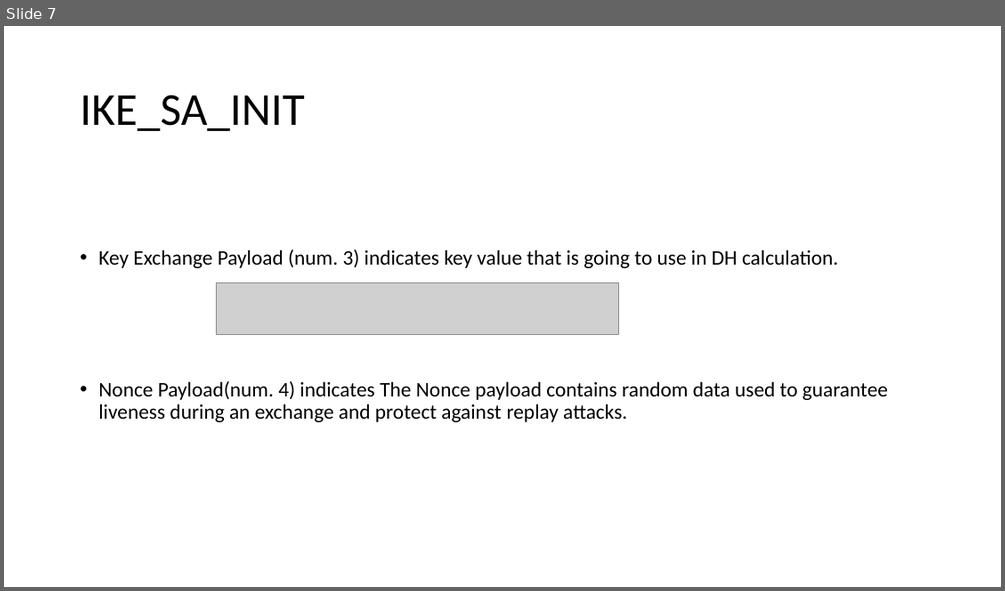
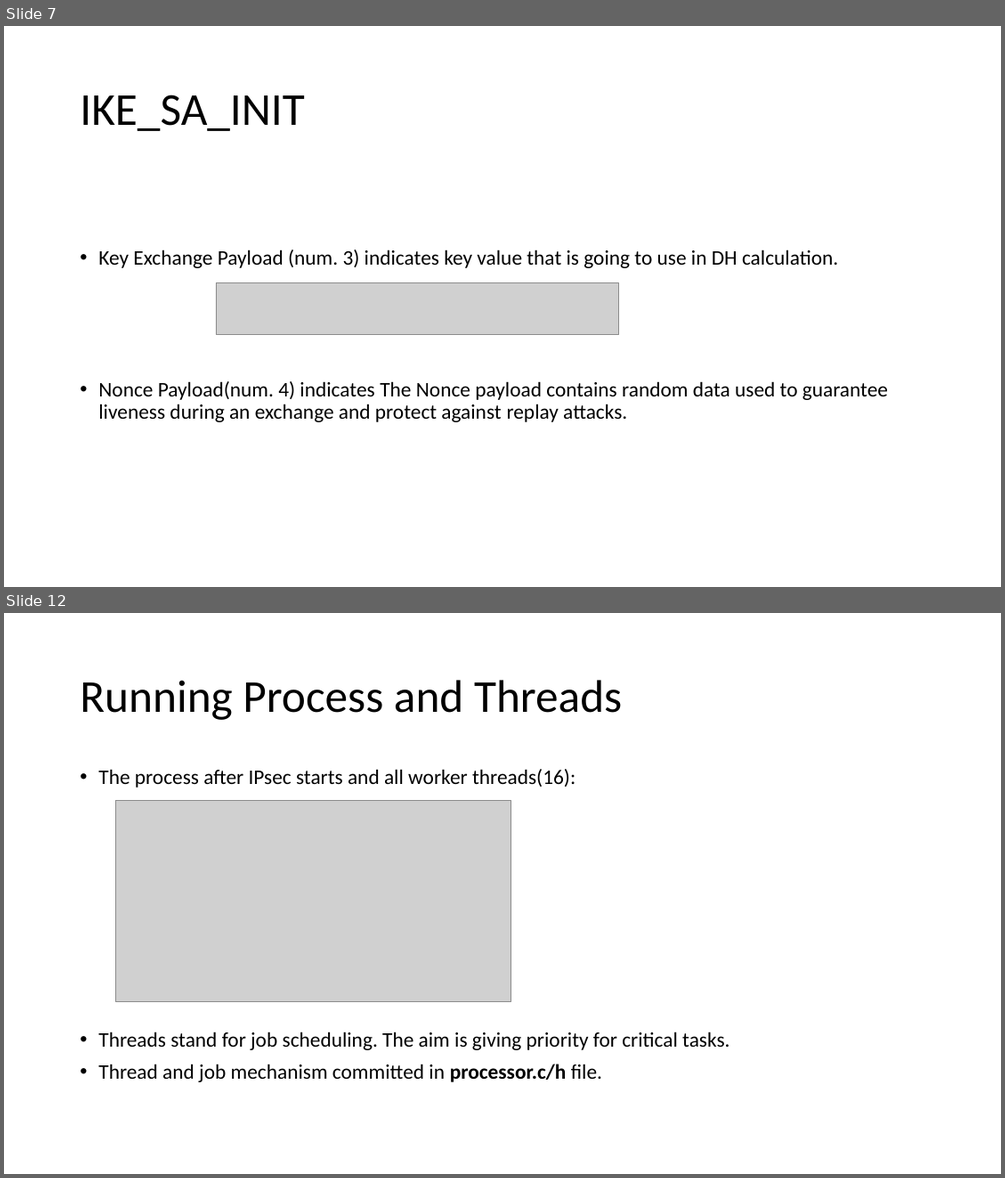
Before and after one commit to keskinadem/NetworkCryptology, a slide deck: Network/IKEV2.pptx. Shown one above the other, each under a label of ours: slide 7 before the commit, slides 7 and 12 after it; the slides between them are not shown. The pictures are 1005x591 and 1005x1178 pixels, drawn with LibreOffice and Linux fonts; fonts in the diff are those of the drawing; grey boxes stand for pictures. Boxes give left, top, right and bottom in pixels: in the first picture for what was removed or moved away, otherwise in the second. Text is boxed around its words. In the diff, an @@ line names an element or a change of style, - is before the commit and + after.

```diff
--- a/Network/IKEV2.pptx
+++ b/Network/IKEV2.pptx
@@ slide 12 added at (4, 613, 1001, 1174), background #FFFFFF @@
@@ title added at (80, 680, 622, 720), 44 pt, text #000000 @@
+Running Process and Threads
@@ text added at (98, 769, 729, 1082), 20 pt, text #000000 @@
+• The process after IPsec starts and all worker threads(16):
+• Threads stand for job scheduling. The aim is giving priority for critical tasks.
+• Thread and job mechanism committed in processor.c/h file.
@@ picture added at (115, 801, 510, 1002) @@
```
Also in this commit, not shown: 3 slides changed, 3 other slides added, 1 slide removed, 5 other files.
